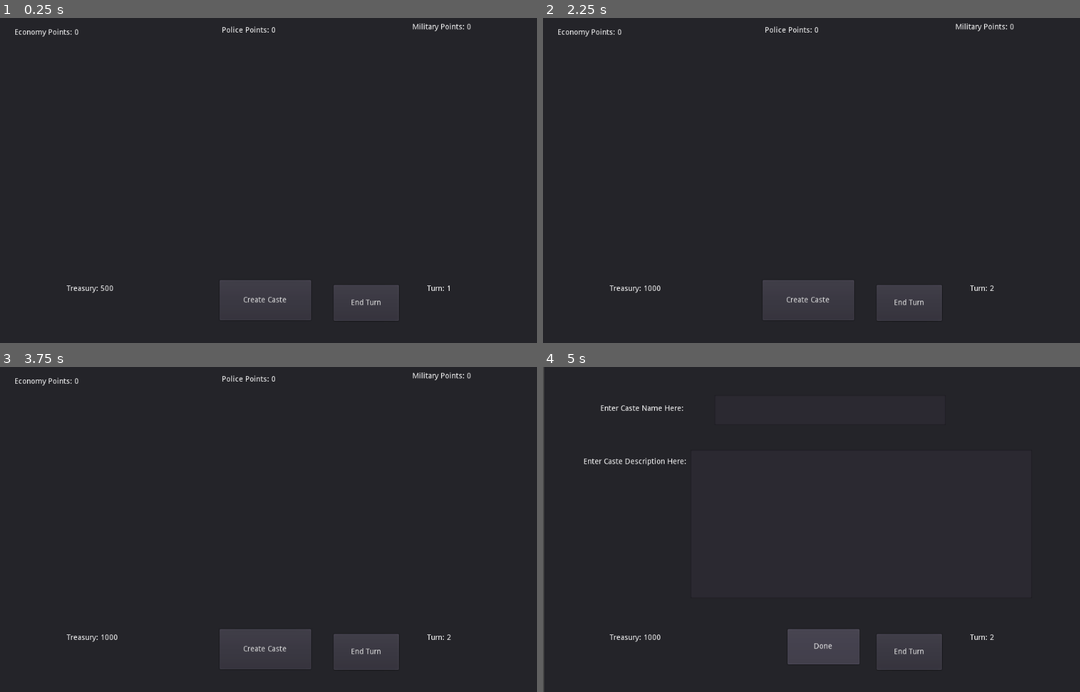
Above: before the commit, frames 1-4 (two rows, left to right).
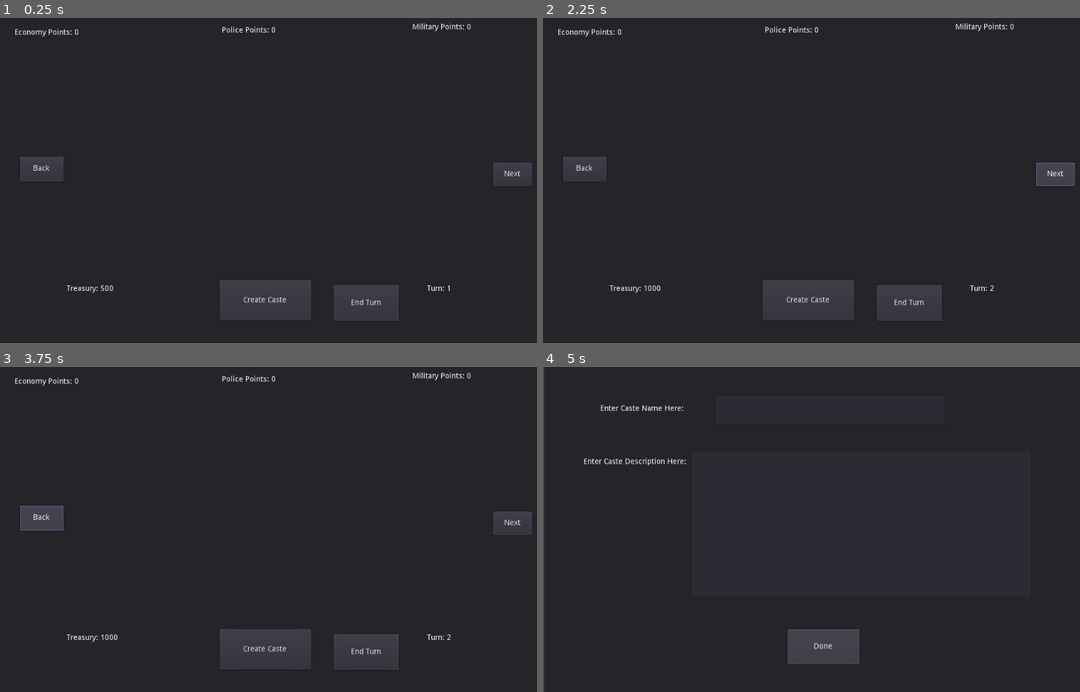
Above: after the commit, the same moments.

Repository: SeanKuehl/ProjectAutocrat
Game: Godot game, scene res://Scenes/root.tscn
Two runs of this game, one before a commit and one after it. Both use one fixed random seed, a clock stepped at 60 frames per second and the inputs below.
Inputs (mouse positions are in pixels of both pictures, inside the frame that each line leads up to):
- Up to frame 1 (0.25 s): no input
- Up to frame 2 (2.25 s): click "End Turn" at 0.5 s; click "OK" at 1.25 s; click (1053, 174) at 2 s, where only the run after the commit has a clickable "Next"
- Up to frame 3 (3.75 s): click (510, 523) at 2.75 s, where only the run after the commit has a clickable "Next"; click (42, 516) at 3.5 s, where only the run after the commit has a clickable "Back"
- Up to frame 4 (5 s): click "Create Caste" at 4.25 s

The runs differ from the first frame. In frame 1, 0.7% of the frame differs, in the area x 3-100%, y 42-52%; in frame 2, 0.9%; in frame 3, 1.0%; in frame 4, 0.9%.

Commit message:
changes system for adding castes physically to main menu

Diff:
--- a/Scenes/MainMenu/MainMenu.tscn
+++ b/Scenes/MainMenu/MainMenu.tscn
@@ -6,7 +6,8 @@
 script = ExtResource( 1 )
 
 [node name="Panel" type="Panel" parent="."]
-margin_right = 1032.0
+margin_left = -1.1225
+margin_right = 1030.88
 margin_bottom = 608.0
 __meta__ = {
 "_edit_use_anchors_": false
@@ -76,5 +77,36 @@
 __meta__ = {
 "_edit_use_anchors_": false
 }
+
+[node name="CasteBackButton" type="Button" parent="."]
+margin_left = 37.0412
+margin_top = 255.921
+margin_right = 117.041
+margin_bottom = 301.921
+text = "Back"
+__meta__ = {
+"_edit_use_anchors_": false
+}
+
+[node name="CasteNextButton" type="Button" parent="."]
+margin_left = 909.051
+margin_top = 267.225
+margin_right = 980.051
+margin_bottom = 310.225
+text = "Next"
+__meta__ = {
+"_edit_use_anchors_": false
+}
+
+[node name="FirstPos" type="Position2D" parent="."]
+position = Vector2( 188.573, 283.983 )
+
+[node name="SecondPos" type="Position2D" parent="."]
+position = Vector2( 475.924, 285.105 )
+
+[node name="ThirdPos" type="Position2D" parent="."]
+position = Vector2( 734.09, 287.35 )
 [connection signal="pressed" from="CreateCasteButton" to="." method="_on_CreateCasteButton_pressed"]
 [connection signal="pressed" from="EndTurnButton" to="." method="_on_EndTurnButton_pressed"]
+[connection signal="pressed" from="CasteBackButton" to="." method="_on_CasteBackButton_pressed"]
+[connection signal="pressed" from="CasteNextButton" to="." method="_on_CasteNextButton_pressed"]
--- a/Scripts/MainMenu/MainMenu.gd
+++ b/Scripts/MainMenu/MainMenu.gd
@@ -31,6 +31,8 @@
 var casteTemporaryApprovalChanges = []
 var temporaryMilPointChanges = []
 var temporaryPolPointChanges = []
+
+var casteScrollIndex = 0
 
 func _ready():
 	var turnLabelText = "Turn: "+str(turn)
@@ -91,18 +93,7 @@
 
 
 
-	if numberOfCastesInRow == 1:
-		newCaste.rect_global_position = Vector2(startingX,startingY)
-	elif numberOfCastesInRow == 2:
-		newCaste.rect_global_position = Vector2(startingX+200,startingY)
-	elif numberOfCastesInRow == 3:
-		newCaste.rect_global_position = Vector2(startingX+400,startingY)
-
-
-	numberOfCastesInRow += 1
-	if numberOfCastesInRow == 4:
-		startingY += 200
-		numberOfCastesInRow = 1
+
 
 	newCaste.connect("UserWantsToEditCaste", self, "DoEditCasteMenu")
 
@@ -111,8 +102,53 @@
 	ResetCastesAfterChange()
 
 
-
 	add_child(newCaste)
+
+
+func UpdateCasteScroll():
+	var lengthOfCasteList = len(casteList)
+	var numOfSlots = 3
+	#also do similar for when caste is deleted!
+
+	#hide all castes, so that only those I want to show show
+	for x in range(0,len(casteList)):
+		casteList[x].HideMyStuff()
+
+
+	#there are three slots, first pos, second pos and third pos
+	if lengthOfCasteList <= numOfSlots:
+		#just place them
+		for x in range(0, lengthOfCasteList):
+			if x == 0:
+				casteList[x].rect_global_position = $FirstPos.global_position
+				casteList[x].ShowMyStuff()
+			elif x == 1:
+
+				casteList[x].rect_global_position = $SecondPos.global_position
+				casteList[x].ShowMyStuff()
+			elif x == 2:
+				casteList[x].rect_global_position = $ThirdPos.global_position
+				casteList[x].ShowMyStuff()
+	else:
+		#place as many as possible based on the caste scroll index
+		var tempScrollIndex = casteScrollIndex
+
+		if tempScrollIndex < lengthOfCasteList:
+			casteList[tempScrollIndex].rect_global_position = $FirstPos.global_position
+			casteList[tempScrollIndex].ShowMyStuff()
+			tempScrollIndex += 1
+
+		if tempScrollIndex < lengthOfCasteList:
+			casteList[tempScrollIndex].rect_global_position = $SecondPos.global_position
+			casteList[tempScrollIndex].ShowMyStuff()
+			tempScrollIndex += 1
+
+		if tempScrollIndex < lengthOfCasteList:
+			casteList[tempScrollIndex].rect_global_position = $ThirdPos.global_position
+			casteList[tempScrollIndex].ShowMyStuff()
+
+
+
 
 
 
@@ -285,6 +321,8 @@
 	$EconomyPointsLabel.text = "Economy Points: "+str(occupationPoints[0])
 	$PolicePointsLabel.text = "Police Points: "+str(occupationPoints[1])
 	$MilitaryPointsLabel.text = "Military Points: "+str(occupationPoints[2])
+
+	UpdateCasteScroll()
 
 	for x in range(0,len(casteList)):
 		print(casteList[x].GetName())
@@ -445,7 +483,17 @@
 	$EconomyPointsLabel.hide()
 	$PolicePointsLabel.hide()
 	$MilitaryPointsLabel.hide()
+	$TurnLabel.hide()
+	$TreasuryLabel.hide()
 	$CreateCasteButton.hide()
+	$EndTurnButton.hide()
+
+	$CasteBackButton.hide()
+	$CasteNextButton.hide()
+	$FirstPos.hide()
+	$SecondPos.hide()
+	$ThirdPos.hide()
+
 
 	#hide the castes
 	for x in range(0,len(casteList)):
@@ -456,7 +504,17 @@
 	$EconomyPointsLabel.show()
 	$PolicePointsLabel.show()
 	$MilitaryPointsLabel.show()
+	$TurnLabel.show()
+	$TreasuryLabel.show()
 	$CreateCasteButton.show()
+	$EndTurnButton.show()
+
+	$CasteBackButton.show()
+	$CasteNextButton.show()
+	$FirstPos.show()
+	$SecondPos.show()
+	$ThirdPos.show()
+
 
 	#show the castes
 	for x in range(0,len(casteList)):
@@ -610,3 +668,39 @@
 	treasury += occupationPoints[0]	#econ points
 	var treasuryLabelText = "Treasury: "+str(treasury)
 	$TreasuryLabel.text = treasuryLabelText
+
+
+
+func _on_CasteBackButton_pressed():
+
+	var numOfSlots = 3
+	var decrementAmount = 3
+
+	if len(casteList) <= numOfSlots:
+		#don't do anything
+		pass
+	else:
+		if (casteScrollIndex-decrementAmount) >= 0:
+			casteScrollIndex = casteScrollIndex-decrementAmount
+		else:
+			pass
+
+	UpdateCasteScroll()
+
+
+func _on_CasteNextButton_pressed():
+	var numOfSlots = 3
+	var incrementAmount = 3
+
+	if len(casteList) <= numOfSlots:
+		#don't do anything
+		pass
+	else:
+		if (casteScrollIndex+incrementAmount) < (len(casteList)+incrementAmount):
+			#it should be less than because if there are 4 castes we need a seperate screen of 1
+			#to show it, but still need our scroll index to go out far enough to include it
+			casteScrollIndex = casteScrollIndex+incrementAmount
+		else:
+			pass
+
+	UpdateCasteScroll()
Not shown, changed: .mono/metadata/ide_messaging_meta.txt
